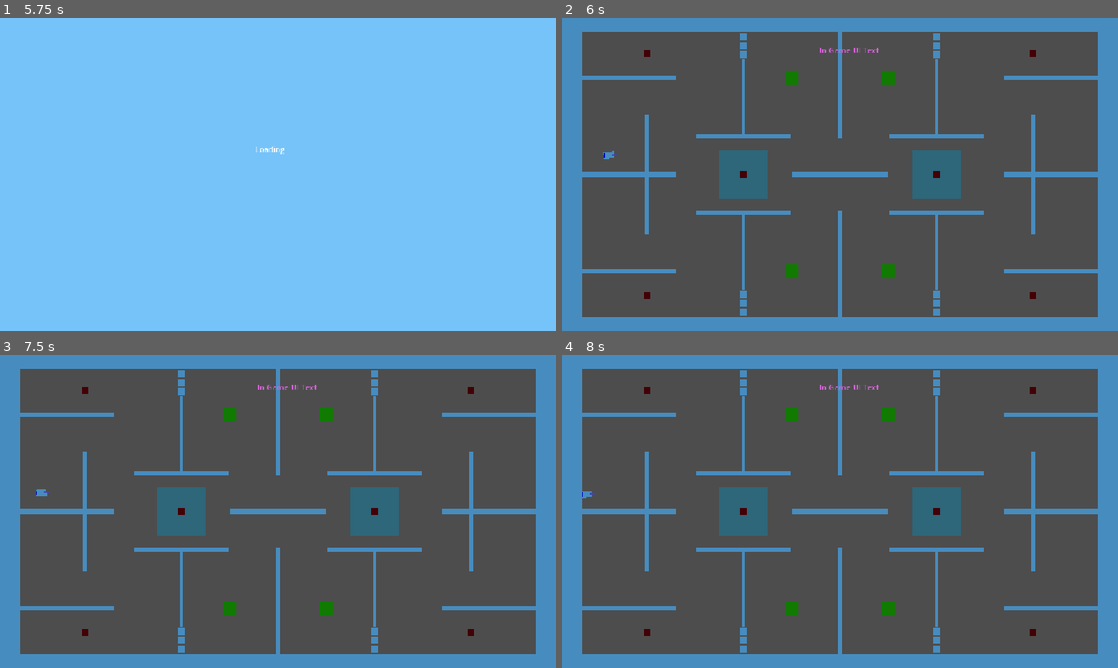
Above: before the commit, frames 1-4 (two rows, left to right).
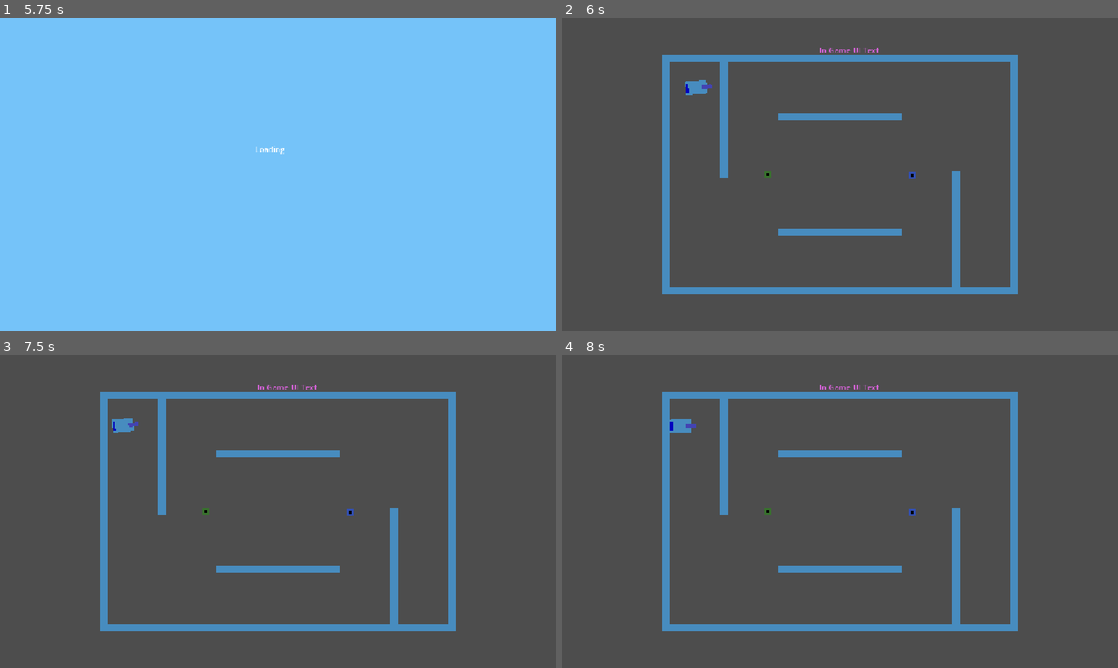
Above: after the commit, the same moments.

Repository: JoeyGiordano/TankTrouble2
Game: Godot game, scene res://game_container/game_container.tscn
The game is run twice, just before and just after one commit, with the same random seed, the same clock (stepped at 60 frames per second) and the same inputs. The engine's default icon, where the game draws it, is replaced by a stand-in: a white triangle on a blue panel in a dark square.
Inputs:
- Up to frame 1 (5.75 s): click "[CutSceneOver]" at 0.5 s; click "Play" at 1.25 s; click "Back" at 2 s; click "Play" at 2.75 s; click "Play!" at 3.5 s; tap Enter at 4.25 s; hold W (player1_up) 4.28-5.03 s; hold . (player0_shoot) 4.28-5.03 s; tap Space at 5 s; hold Down (ui_down) from 5.03 s (still down); tap Q (player1_shoot) at 5.1 s
- Up to frame 2 (6 s): tap Enter at 5.75 s; release Down (ui_down) at 5.78 s; hold W (player1_up) from 5.78 s (still down); tap K (player2_right) at 5.85 s
- Up to frame 3 (7.5 s): tap Space at 6.5 s; tap Shift at 6.6 s; tap Enter at 7.25 s; release W (player1_up) at 7.28 s; hold Down (ui_down) from 7.28 s (still down); hold F from 7.28 s (still down)
- Up to frame 4 (8 s): keep holding Down (ui_down); keep holding F

Frame 1 is identical in both runs. In frame 2, 30% of the frame differs, in the area x 0-100%, y 0-100%; in frame 3, 30%; in frame 4, 30%.

Commit message:
remotebullet + mines implemented

Diff:
--- a/autoloads/LevelLoader.gd
+++ b/autoloads/LevelLoader.gd
@@ -25,16 +25,16 @@
 	Utility.replace_scene_in_holder(Global.LevelHolder, new_level)
 
 func _determine_next_level() -> String :
-	j+=1
-	match j :
-		1 : return "custom_level_2"
-		2 : return "test_level_gen_level"
-		3 : return "test_level_gen_level"
-		4 : return "test_level_gen_level"
-		5 : return "test_level_3"
-		6 : return "custom_level_1"
+	#j+=1
+	#match j :
+		#1 : return "custom_level_2"
+		#2 : return "test_level_gen_level"
+		#3 : return "test_level_gen_level"
+		#4 : return "test_level_gen_level"
+		#5 : return "test_level_3"
+		#6 : return "custom_level_1"
 
-	return "custom_level_2"
+	return "test_level_3"
 	#return "test_level_" + str(randi_range(0,3))
 	#return "test_level_3"
 	#return "test_level_gen_level"
--- a/autoloads/Reference/Reference.gd
+++ b/autoloads/Reference/Reference.gd
@@ -44,12 +44,14 @@
 @export var tank_scene : PackedScene
 @export var basic_bullet : PackedScene
 @export var multi_bullet : PackedScene
+@export var land_mine : PackedScene
 @export var item_scene : PackedScene
 
 @export_group("Tank Loadouts")
 @export var empty_loadout : PackedScene
 @export var basic_loadout : PackedScene
 @export var multi_loadout : PackedScene
+@export var landmine_loadout : PackedScene
 
 @export_category("Other")
 @export_group("Tank Starting Stats")
--- a/autoloads/Reference/Reference.tscn
+++ b/autoloads/Reference/Reference.tscn
@@ -25,8 +25,9 @@
 [ext_resource type="PackedScene" uid="uid://bvx6y0y353jnt" path="res://levels/custom_level_2.tscn" id="17_k55fg"]
 [ext_resource type="PackedScene" uid="uid://2su3htx11obo" path="res://tank/loadouts/basic/basic_tankloadout.tscn" id="18_d3fos"]
 [ext_resource type="PackedScene" uid="uid://4xfrxxpiguq" path="res://tank/loadouts/multibullet/multibullet_tankloadout.tscn" id="19_d3fos"]
-[ext_resource type="PackedScene" uid="uid://ckef6glp3htbr" path="res://levels/test_level_active_map.tscn" id="15_hiq1x"]
+[ext_resource type="PackedScene" uid="uid://dwe3cijftd4x5" path="res://game/bullets/land_mine/land_mine.tscn" id="22_831b3"]
 [ext_resource type="PackedScene" uid="uid://bojycccxpxfms" path="res://game/item/item.tscn" id="22_k55fg"]
+[ext_resource type="PackedScene" uid="uid://1s3gq0f5ag1a" path="res://tank/loadouts/landmine/landmine_tankloadout.tscn" id="27_pxxx1"]
 
 [node name="Reference" type="Node"]
 script = ExtResource("1_pmmna")
@@ -50,8 +51,10 @@
 tank_scene = ExtResource("13_acwhr")
 basic_bullet = ExtResource("12_vdkhk")
 multi_bullet = ExtResource("17_323l5")
+land_mine = ExtResource("22_831b3")
 item_scene = ExtResource("22_k55fg")
 empty_loadout = ExtResource("17_j6ump")
 basic_loadout = ExtResource("18_d3fos")
 multi_loadout = ExtResource("19_d3fos")
+landmine_loadout = ExtResource("27_pxxx1")
 base_tank_stats = ExtResource("15_axg78")
--- /dev/null
+++ b/game/bullets/land_mine/land_mine.gd
@@ -0,0 +1,81 @@
+extends RigidBody2D
+class_name LandMine
+
+@onready var hitbox : Area2D = $Hitbox
+@onready var sprite : Sprite2D = $LandMineSprite
+
+var source_tank_id : int = -1
+var source_tank_invincible : bool = true #this will get turned off 0.1 seconds after the bullet is shot, prevents tanks from accidentally shooting themselves unless they are going way faster than their own bullets
+# control how long player is invincible after planting land mine
+# if player who planted mine cannot trigger, then this is unessesary
+var delay_when_plant : float = 0.2
+# control how long the mine takes to explode after being triggered
+# if it is immediate, then this is unnessesary
+var delay_when_trig : float = 0
+var dissolve_delay : float = 0.05
+
+#region - variables for the spawned shards
+var num_shards : int = 8
+var shard_speed : float = 100.0
+var shard_lifetime : float = 1.5
+var exploded : bool = false
+var shards : Array[BasicBullet] = []
+#endregion
+
+func _ready() :
+	GameManager.end_of_round.connect(on_end_of_round)
+	hitbox.area_exited.connect(on_area_exited)
+	linear_velocity = Vector2(0,0);
+	#source tank invincibility
+	await get_tree().create_timer(delay_when_plant).timeout
+	source_tank_invincible = false
+
+# right now this function does nothing...
+# presumes all land mines will stay until end of round
+#func _process(delta):
+	#pass
+
+# aka when a opponent (or any?) tank comes within the range of the landmine
+func on_area_exited(area : Area2D) :
+	if area.is_in_group("tank_hitbox") :
+		var tank : Tank = area.get_parent().tank_rigidbody.tank #all tank hitboxes must be direct children of a tank loadout
+		# TODO: Do we want players to be able to be hit by their own mines?
+		if tank.id == source_tank_id && source_tank_invincible :
+			return #a tank can't destroy itself with its own land mine for a brief moment after the mine has been laid
+		#waits time before exploding mine, would be fun if tank is fast and can avoid
+		tank.die()
+		#await get_tree().create_timer(0.07).timeout
+		call_deferred("spawn_shards")
+		#wait for tank to despawn so that bullet shards dont hit player
+
+func dissolve_sprite() -> void:
+	while (sprite.modulate.a > 0):
+		await get_tree().create_timer(dissolve_delay).timeout
+		sprite.modulate.a -= 0.05
+
+func spawn_shards() -> void: #Array[BasicBullet]:
+	if num_shards <= 0: return #numshards must be >0
+	# Tau is just 2π, this is finding an even spacing of angles for the shards to be spawned
+	var step := TAU / float(num_shards)
+	# Center the spread around 'base' direction, randomness adds variability to spray inital direction to look better
+
+	for i in range(num_shards):
+		#add randomness to spread to keep visually interesting
+		var angle := i * step
+		var dir_vect := Vector2(cos(angle), sin(angle))
+		var bb : BasicBullet = BasicBullet.instantiate(global_position, shard_speed, dir_vect, shard_lifetime)
+		bb.source_tank_id = source_tank_id   # preserve ownership
+		shards.append(bb)	#add to shards array referece
+
+	queue_free()
+	return
+
+func on_end_of_round() :
+	queue_free()
+
+static func instantiate(position_ : Vector2) -> LandMine :
+	var lm : LandMine = Ref.land_mine.instantiate()
+	lm.position = position_
+	Global.Entities.add_child(lm)
+	lm.dissolve_sprite()
+	return lm
--- /dev/null
+++ b/game/bullets/land_mine/land_mine.tscn
@@ -0,0 +1,31 @@
+[gd_scene load_steps=5 format=3 uid="uid://dwe3cijftd4x5"]
+
+[ext_resource type="Texture2D" uid="uid://dxe5rsvu84bgc" path="res://icon.svg" id="1_epf1g"]
+[ext_resource type="Script" uid="uid://dbp1bgtqaybb8" path="res://game/bullets/land_mine/land_mine.gd" id="1_wphjs"]
+
+[sub_resource type="RectangleShape2D" id="RectangleShape2D_epf1g"]
+size = Vector2(10.5, 10.5)
+
+[sub_resource type="CircleShape2D" id="CircleShape2D_epf1g"]
+radius = 8.062258
+
+[node name="LandMine" type="RigidBody2D"]
+collision_layer = 4
+gravity_scale = 0.0
+script = ExtResource("1_wphjs")
+
+[node name="LandMineSprite" type="Sprite2D" parent="."]
+position = Vector2(2.3841858e-07, 2.3841858e-07)
+scale = Vector2(0.08789064, 0.08789064)
+texture = ExtResource("1_epf1g")
+
+[node name="CollisionShape2D" type="CollisionShape2D" parent="."]
+shape = SubResource("RectangleShape2D_epf1g")
+
+[node name="Hitbox" type="Area2D" parent="."]
+collision_layer = 8
+collision_mask = 8
+
+[node name="CollisionShape2D" type="CollisionShape2D" parent="Hitbox"]
+shape = SubResource("CircleShape2D_epf1g")
+debug_color = Color(0.9905403, 0, 0.2827947, 0.41960785)
--- a/game/bullets/multi_bullet/multi_bullet.gd
+++ b/game/bullets/multi_bullet/multi_bullet.gd
@@ -12,6 +12,7 @@
 var speed : float
 var dir : Vector2
 var lifetime : float #lifetime in seconds
+var remote : bool = false
 
 #region - variables for the spawned shards
 var num_shards : int = 8
@@ -19,6 +20,7 @@
 var shard_lifetime : float = 1.5
 var exploded : bool = false
 var shards : Array[BasicBullet] = []
+var spawn_timedelay : float = 0.05
 #endregion
 
 
@@ -51,12 +53,16 @@
 		#wait for tank to despawn so that bullet shards dont hit player
 		await get_tree().create_timer(0.02).timeout
 		call_deferred("spawn_shards")
-		queue_free()
 
 # when bullet hits a wall, it deletes itself and sprays the basic bullets
 func on_body_entered(_body : Node) :
+	#print("rigid")
+	if not _body.is_in_group("tank_rigidbody") :
+		call_deferred("spawn_shards")
+
+# this function called by tank when remote for bullet is true
+func remote_detonate() -> void:
 	call_deferred("spawn_shards")
-	queue_free()
 
 func on_end_of_round() :
 	print("endround")
@@ -64,8 +70,10 @@
 	return
 	#queue_free()
 
+
 ## Misc
 func spawn_shards() -> void: #Array[BasicBullet]:
+	print("in shards")
 	if num_shards <= 0: return #numshards must be >0
 	# Tau is just 2π, this is finding an even spacing of angles for the shards to be spawned
 	var step := TAU / float(num_shards)
@@ -80,6 +88,7 @@
 		bb.source_tank_id = source_tank_id   # preserve ownership
 		shards.append(bb)	#add to shards array referece
 
+	queue_free()
 	return
 
 #remove all shards from multibullet
@@ -89,7 +98,7 @@
 		print("shard removed")
 		s.queue_free()
 
-static func instantiate(position_ : Vector2 , speed_ : float, dir_ : Vector2, lifetime_ : float) -> MultiBullet :
+static func instantiate(position_ : Vector2 , speed_ : float, dir_ : Vector2, lifetime_ : float, remote_ : bool) -> MultiBullet :
 	#create a new bullet and return it
 	#instantiate a tank from the .tscn
 	#need to add to ref file
@@ -99,6 +108,7 @@
 	b.dir = dir_
 	b.position = position_
 	b.lifetime = lifetime_
+	b.remote = remote_
 
 	#add the new bullet to the scene tree in the correct placem
 	Global.Entities.add_child(b)
--- a/levels/test_level_3.tscn
+++ b/levels/test_level_3.tscn
@@ -18,6 +18,7 @@
 [node name="LoadoutUpgrade2" parent="." instance=ExtResource("1_gkona")]
 position = Vector2(75, 1)
 color = Color(0.7019608, 0.5647059, 0.9372549, 1)
+loadout_name = "landmine_loadout"
 
 [node name="Camera2D" type="Camera2D" parent="."]
 zoom = Vector2(2, 2)
--- a/project.godot
+++ b/project.godot
@@ -36,6 +36,7 @@
 [global_group]
 
 tank_hitbox=""
+tank_rigidbody=""
 
 [input]
 
--- /dev/null
+++ b/tank/loadouts/landmine/landmine_tankloadout.gd
@@ -0,0 +1,25 @@
+extends TankLoadout
+class_name LandMineTankLoadout
+
+@onready var guntip = $Guntip
+
+var mines : Array[LandMine] = []
+var man_num_mines : int = 3
+# if multibullet is not remotely detonated, or the remote detonation has occured, remote should be set false
+
+func _ready() :
+	GameManager.end_of_round.connect(on_end_of_round)
+
+#deploy the mine
+func shoot() :
+	var lm = LandMine.instantiate(guntip.global_position)
+	lm.source_tank_id = tank.id
+	mines.append(lm)
+	if mines.size() == man_num_mines:
+		set_basic_loadout()
+
+func on_end_of_round() :
+	set_basic_loadout()
+
+func set_basic_loadout() :
+	tank.change_loadout("basic_loadout")
--- /dev/null
+++ b/tank/loadouts/landmine/landmine_tankloadout.tscn
@@ -0,0 +1,43 @@
+[gd_scene load_steps=3 format=3 uid="uid://1s3gq0f5ag1a"]
+
+[ext_resource type="Script" uid="uid://xixf2g7l3put" path="res://tank/loadouts/landmine/landmine_tankloadout.gd" id="1_4l3ap"]
+[ext_resource type="Texture2D" uid="uid://dxe5rsvu84bgc" path="res://icon.svg" id="1_ucgqr"]
+
+[node name="LandmineTankLoadout" type="CollisionPolygon2D"]
+polygon = PackedVector2Array(-10, -7, 12, -7, 12, 7, -10, 7)
+script = ExtResource("1_4l3ap")
+
+[node name="Sprite" type="Node2D" parent="."]
+position = Vector2(1, 0)
+
+[node name="Body" type="Sprite2D" parent="Sprite"]
+scale = Vector2(22, 14)
+texture = ExtResource("1_ucgqr")
+region_enabled = true
+region_rect = Rect2(63, 68, 1, 1)
+
+[node name="Back" type="Sprite2D" parent="Sprite"]
+modulate = Color(0.858218, 0.858218, 0.858218, 1)
+scale = Vector2(3, 9.5)
+texture = ExtResource("1_ucgqr")
+region_enabled = true
+region_rect = Rect2(63, 68, 1, 1)
+
+[node name="Barrel" type="Sprite2D" parent="Sprite"]
+modulate = Color(0.942703, 0.481239, 0.933172, 1)
+position = Vector2(-1.1920929e-07, 1.0587912e-22)
+scale = Vector2(10.25, 6)
+texture = ExtResource("1_ucgqr")
+region_enabled = true
+region_rect = Rect2(63, 68, 1, 1)
+
+[node name="Guntip" type="Node2D" parent="."]
+position = Vector2(-10, 0)
+
+[node name="Hitbox" type="Area2D" parent="." groups=["tank_hitbox"]]
+position = Vector2(1, 0)
+collision_layer = 8
+collision_mask = 8
+
+[node name="CollisionPolygon2D" type="CollisionPolygon2D" parent="Hitbox"]
+polygon = PackedVector2Array(-11, -7, -11, 7, 11, 7, 11, -7)
--- a/tank/loadouts/multibullet/multibullet_tankloadout.gd
+++ b/tank/loadouts/multibullet/multibullet_tankloadout.gd
@@ -4,21 +4,27 @@
 @onready var guntip = $Guntip
 
 var multibullets : Array[MultiBullet] = []
-var shots_used : int = 0
-var max_shots : int = 3
+# if multibullet is not remotely detonated, or the remote detonation has occured, remote should be set false
+@export var remote : bool = false
+var has_fired : bool = false
+var last_shot : MultiBullet = null
 
 func _ready() :
 	GameManager.end_of_round.connect(on_end_of_round)
+
 func shoot() :
-	#update_bullets()
-	#if multibullets.size() == 3 : set to basic bullet loadout
+	if not has_fired:
+		var b = MultiBullet.instantiate(guntip.global_position, tank.stats.bullet_speed, tank_rigidbody.forward(), tank.stats.bullet_lifetime, remote)
+		b.source_tank_id = tank.id
+		last_shot = b
+		has_fired = true
 
-	var b = MultiBullet.instantiate(guntip.global_position, tank.stats.bullet_speed, tank_rigidbody.forward(), tank.stats.bullet_lifetime)
-	b.source_tank_id = tank.id
-	shots_used += 1
 
-	# if multibullet has been shot 3 times, then revert back to basic loadout
-	if shots_used == max_shots : set_basic_loadout()
+	if has_fired and not remote: # if bullet wasnt remote, then revert to basic after shot
+		set_basic_loadout()
+	elif remote and has_fired and last_shot: # if bullet is remote and has been triggered
+		last_shot.remote_detonate()
+		set_basic_loadout()
 
 func on_end_of_round() :
 	set_basic_loadout()
--- a/tank/tank.tscn
+++ b/tank/tank.tscn
@@ -12,7 +12,7 @@
 [node name="Tank" type="Node"]
 script = ExtResource("1_77ink")
 
-[node name="TankRigidbody" type="RigidBody2D" parent="."]
+[node name="TankRigidbody" type="RigidBody2D" parent="." groups=["tank_rigidbody"]]
 collision_layer = 2
 collision_mask = 19
 mass = 11.406
Not shown: 1 places in autoloads/Reference/Reference.tscn that only renumber resources
Not shown, added: game/bullets/land_mine/land_mine.gd.uid
Not shown, added: tank/loadouts/landmine/landmine_tankloadout.gd.uid
